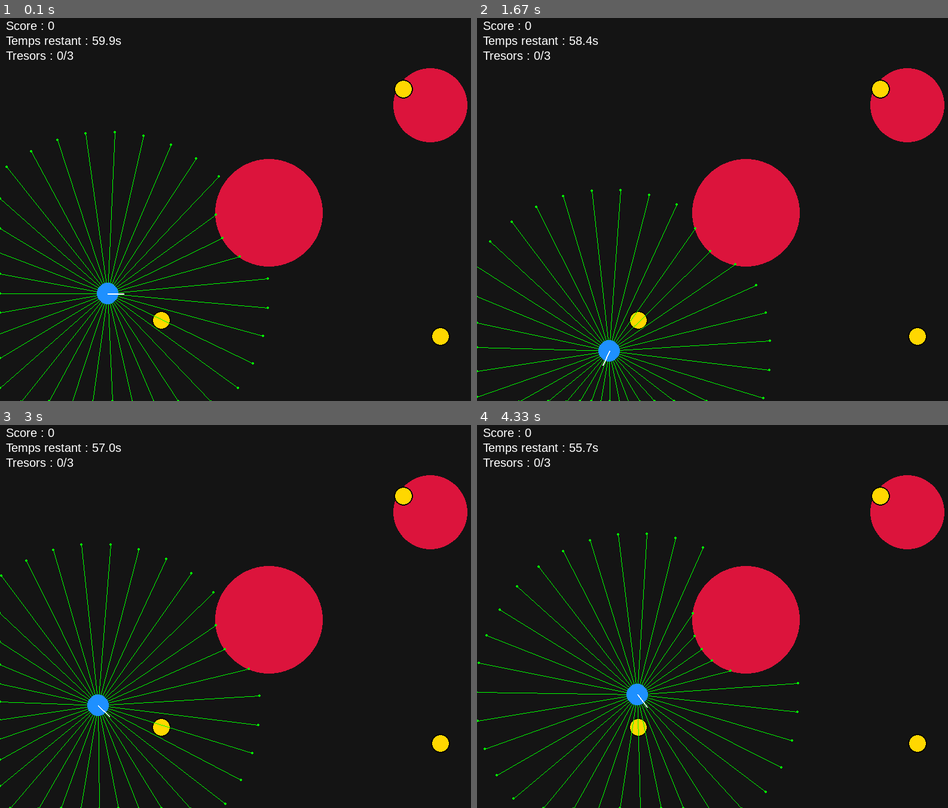
Above: before the commit, frames 1-4 (two rows, left to right).
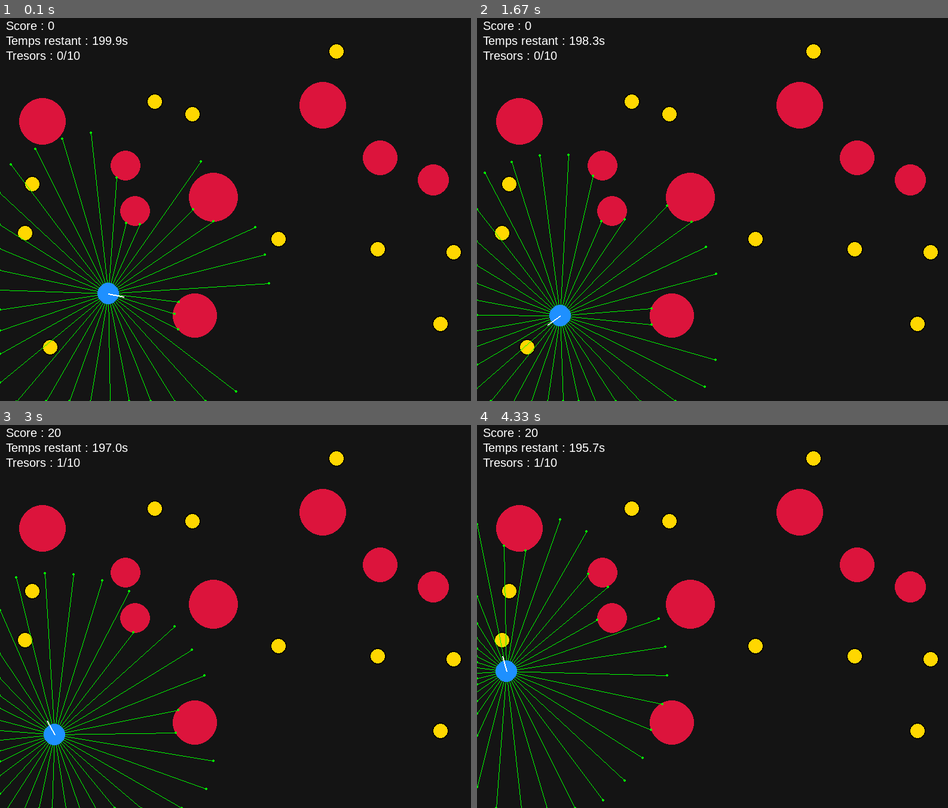
Above: after the commit, the same moments.

Repository: NassimBenhamed/Robot_Mobile
Game: pygame game, started from main_pygame.py
Two runs of this game, one before a commit and one after it. Both use one fixed random seed, a clock stepped at 60 frames per second and the inputs below.
Inputs:
- Up to frame 1 (0.1 s): no input
- Up to frame 2 (1.67 s): hold Right 0.33-0.8 s; hold Up 0.83-1.3 s; hold Right from 1.33 s (still down)
- Up to frame 3 (3 s): release Right at 1.8 s; hold Left 1.83-2.37 s; hold Down 2.4-2.87 s; hold Left from 2.9 s (still down)
- Up to frame 4 (4.33 s): release Left at 3.37 s; hold Up 3.4-3.87 s; hold Right from 3.9 s (still down)

The runs differ from the first frame. In frame 1, 16% of the frame differs, in the area x 0-100%, y 4-100%; in frame 2, 16%; in frame 3, 16%; in frame 4, 16%, in the area x 0-100%, y 0-100%.

Commit message:
Update : Le robot bouge tout seul mais bloque encore dans la recherche du chemin le plus optimale

Diff:
--- a/main_pygame.py
+++ b/main_pygame.py
@@ -1,3 +1,6 @@
+import math
+import random
+
 from robot import game
 from robot.robot_mobile import RobotMobile
 from robot.moteur import MoteurDifferentiel
@@ -7,12 +10,120 @@
 from robot.obstacles import ObstacleCirculaire
 from robot.game import Treasure, GameState
 from robot.sensors import Lidar
+from robot.navigation import AutoPilot
+
+
+def distance(x1, y1, x2, y2):
+    return math.hypot(x2 - x1, y2 - y1)
+
+
+def point_is_valid_for_circle(env, x, y, radius):
+    """
+    Vérifie qu'un cercle (x, y, radius) reste dans la map
+    et ne touche aucun obstacle existant.
+    """
+    if x - radius < 0.0 or x + radius > env.largeur:
+        return False
+    if y - radius < 0.0 or y + radius > env.hauteur:
+        return False
+
+    for obs in env.obstacles:
+        if distance(x, y, obs.x, obs.y) < (radius + obs.rayon + 0.20):
+            return False
+
+    return True
+
+
+def treasure_is_valid(env, x, y, radius, robot, treasures):
+    """
+    Vérifie qu'un trésor :
+    - reste dans la map
+    - ne touche pas un obstacle
+    - n'est pas collé au robot
+    - n'est pas collé à un autre trésor
+    """
+    if x - radius < 0.0 or x + radius > env.largeur:
+        return False
+    if y - radius < 0.0 or y + radius > env.hauteur:
+        return False
+
+    # pas collé au robot
+    if distance(x, y, robot.x, robot.y) < (radius + robot.rayon + 0.60):
+        return False
+
+    # pas collé aux obstacles
+    for obs in env.obstacles:
+        if distance(x, y, obs.x, obs.y) < (radius + obs.rayon + 0.35):
+            return False
+
+    # pas collé aux autres trésors
+    for t in treasures:
+        if distance(x, y, t.x, t.y) < (radius + t.radius + 0.35):
+            return False
+
+    return True
+
+
+def generate_random_obstacles(env, n_obstacles=4, seed=42):
+    """
+    Génère quelques obstacles circulaires aléatoires, plutôt petits,
+    adaptés à la taille de la fenêtre.
+    """
+    random.seed(seed)
+
+    for _ in range(n_obstacles):
+        placed = False
+
+        for _attempt in range(200):
+            # obstacles plus petits que les anciens
+            rayon = random.uniform(0.28, 0.47)
+            x = random.uniform(rayon + 0.3, env.largeur - rayon - 0.3)
+            y = random.uniform(rayon + 0.3, env.hauteur - rayon - 0.3)
+
+            # éviter la zone de départ du robot
+            if distance(x, y, 2.0, 2.0) < (rayon + 1.0):
+                continue
+
+            if point_is_valid_for_circle(env, x, y, rayon):
+                env.ajouter_obstacle(ObstacleCirculaire(x=x, y=y, rayon=rayon))
+                placed = True
+                break
+
+        if not placed:
+            print("Attention : un obstacle n'a pas pu être placé.")
+
+
+def generate_random_treasures(env, robot, n_treasures=10, seed=123):
+    """
+    Génère 10 trésors aléatoires non collés aux obstacles ni au robot.
+    """
+    random.seed(seed)
+
+    possible_values = [5, 10, 15, 20]
+
+    for _ in range(n_treasures):
+        placed = False
+
+        for _attempt in range(300):
+            radius = 0.16
+            x = random.uniform(radius + 0.3, env.largeur - radius - 0.3)
+            y = random.uniform(radius + 0.3, env.hauteur - radius - 0.3)
+            value = random.choice(possible_values)
+
+            if treasure_is_valid(env, x, y, radius, robot, env.treasures):
+                env.ajouter_treasure(Treasure(x=x, y=y, radius=radius, value=value))
+                placed = True
+                break
+
+        if not placed:
+            print("Attention : un trésor n'a pas pu être placé.")
+
 
 def main():
     # Monde : 10 x 7 (unités)
     env = Environnement(largeur=10.0, hauteur=7.0)
 
-    game = GameState(time_limit=60.0)
+    game = GameState(time_limit=200.0)
     env.set_game(game)
 
     robot = RobotMobile(x=2.0, y=2.0, moteur=MoteurDifferentiel(), rayon=0.2)
@@ -20,36 +131,49 @@
     robot.add_capteur(lidar)
     env.ajouter_robot(robot)
 
-    # Obstacles
-    env.ajouter_obstacle(ObstacleCirculaire(x=5.0, y=3.5, rayon=1.0))
-    env.ajouter_obstacle(ObstacleCirculaire(x=8.0, y=5.5, rayon=0.7))
-
-    env.ajouter_treasure(Treasure(x=3.0, y=1.5, radius=0.18, value=10))
-    env.ajouter_treasure(Treasure(x=7.5, y=5.8, radius=0.18, value=20))
-    env.ajouter_treasure(Treasure(x=8.2, y=1.2, radius=0.18, value=15))
+    # Génération aléatoire
+    generate_random_obstacles(env, n_obstacles=8, seed=42)
+    generate_random_treasures(env, robot, n_treasures=10, seed=123)
 
     controleur = ControleurClavierPygame(v_max=2.5, omega_max=2.5)
     vue = VuePygame(largeur_px=900, hauteur_px=650, scale=90)
+
+    mode = "auto"   # "manual" ou "auto"
+    autopilot = AutoPilot()
 
     running = True
     while running:
         dt = vue.tick(fps=60)
         game.step(dt)
+
         if game.is_time_up:
             running = False
             continue
 
-        cmd = controleur.lire_commande()
-        if cmd is None:
-            running = False
-            continue
+        # lecture capteurs avant décision
+        robot.read_sensors(env)
+
+        if mode == "manual":
+            cmd = controleur.lire_commande()
+            if cmd is None:
+                running = False
+                continue
+        else:
+            cmd = autopilot.compute_command(robot, env, dt)
 
         robot.commander(**cmd)
         env.mettre_a_jour(dt)
+
+        # lecture après mouvement pour affichage mis à jour
         robot.read_sensors(env)
         vue.dessiner_environnement(env)
 
-    print(f"Fin du programme pygame. Score final = {game.score} | Trésors = {game.treasures_collected}/{len(env.treasures)}")
+    print(
+        f"Fin du programme pygame. "
+        f"Score final = {game.score} "
+        f"| Trésors = {game.treasures_collected}/{len(env.treasures)}"
+    )
+
 
 if __name__ == "__main__":
     main()
--- a/robot/environnement.py
+++ b/robot/environnement.py
@@ -1,4 +1,5 @@
 from typing import Optional, List
+import math
 
 from robot.robot_mobile import RobotMobile
 from robot.obstacles import Obstacle
@@ -8,7 +9,6 @@
 class Environnement:
     """
     Monde 2D : largeur x hauteur, avec 1 robot, des obstacles, et des trésors.
-    Les unités sont libres (mètres, cases, etc).
     """
     def __init__(self, largeur: float, hauteur: float):
         self.largeur = float(largeur)
@@ -17,9 +17,12 @@
         self.robot: Optional[RobotMobile] = None
         self.obstacles: List[Obstacle] = []
 
-        # --- Treasure Hunter ---
         self.treasures: List[Treasure] = []
         self.game: Optional[GameState] = None
+
+        # --- état de récupération après collision ---
+        self.recovery_time_left = 0.0
+        self.recovery_turn_sign = 1.0   # +1 gauche / -1 droite
 
     def ajouter_robot(self, robot: RobotMobile) -> None:
         self.robot = robot
@@ -27,7 +30,6 @@
     def ajouter_obstacle(self, obstacle: Obstacle) -> None:
         self.obstacles.append(obstacle)
 
-    # --- Treasure Hunter API ---
     def set_game(self, game: GameState) -> None:
         self.game = game
 
@@ -39,7 +41,6 @@
             return 0
         return check_treasure_pickup(self.robot, self.treasures, self.game)
 
-    # --- Collisions ---
     def collision_murs(self, x: float, y: float, rayon: float) -> bool:
         return (
             x - rayon < 0.0 or x + rayon > self.largeur or
@@ -52,30 +53,83 @@
     def collision(self, x: float, y: float, rayon: float) -> bool:
         return self.collision_murs(x, y, rayon) or self.collision_obstacles(x, y, rayon)
 
+    def is_recovering(self) -> bool:
+        return self.recovery_time_left > 0.0
+
+    def update_recovery_timer(self, dt: float) -> None:
+        if self.recovery_time_left > 0.0:
+            self.recovery_time_left = max(0.0, self.recovery_time_left - float(dt))
+
+    def _choose_escape_side_from_lidar(self) -> float:
+        """
+        Choisit le sens de rotation après collision.
+        On tourne vers le côté où le Lidar voit le plus d'espace.
+        """
+        if self.robot is None:
+            return 1.0
+
+        for capteur in getattr(self.robot, "capteurs", []):
+            if capteur.__class__.__name__ == "Lidar":
+                distances = getattr(capteur, "distances", [])
+                if not distances:
+                    return 1.0
+
+                mid = len(distances) // 2
+                left = distances[:mid]
+                right = distances[mid:]
+
+                left_score = sum(left) / len(left) if left else 0.0
+                right_score = sum(right) / len(right) if right else 0.0
+
+                return 1.0 if left_score >= right_score else -1.0
+
+        return 1.0
+
+    def _push_robot_back(self, robot: RobotMobile, backup_distance: float = 0.35) -> None:
+        """
+        Recul plus fort que la version précédente.
+        """
+        new_x = robot.x - backup_distance * math.cos(robot.orientation)
+        new_y = robot.y - backup_distance * math.sin(robot.orientation)
+
+        if not self.collision(new_x, new_y, robot.rayon):
+            robot.x = new_x
+            robot.y = new_y
+
     def mettre_a_jour(self, dt: float) -> None:
         if self.robot is None:
             return
 
-        # sauvegarde
+        self.update_recovery_timer(dt)
+
         old_x, old_y, old_theta = self.robot.x, self.robot.y, self.robot.orientation
 
-        # update du modèle (via moteur)
         self.robot.mettre_a_jour(float(dt))
 
-        # collision -> on annule le mouvement
         if self.collision(self.robot.x, self.robot.y, self.robot.rayon):
+            # rollback
             self.robot.x, self.robot.y, self.robot.orientation = old_x, old_y, old_theta
 
-            # Option simple : stopper le robot si collision
+            # recul plus net
+            self._push_robot_back(self.robot, backup_distance=0.35)
+
+            # choisir un vrai côté de fuite
+            self.recovery_turn_sign = self._choose_escape_side_from_lidar()
+
+            # déclencher une manœuvre d'évasion pendant un court temps
+            self.recovery_time_left = 0.45
+
+            # petite pré-rotation pour lancer le dégagement
+            self.robot.orientation += self.recovery_turn_sign * 0.55
+
+            # arrêt momentané moteur
             if self.robot.moteur is not None:
                 try:
                     self.robot.commander(v=0.0, omega=0.0)
                 except TypeError:
                     self.robot.commander(vx=0.0, vy=0.0, omega=0.0)
 
-            # Bonus métrique
             if self.game is not None:
                 self.game.collisions += 1
 
-        # Ramassage des trésors (après mouvement validé ou rollback)
         self.ramasser_treasures()
--- a/robot/navigation/autopilot.py
+++ b/robot/navigation/autopilot.py
@@ -1,35 +1,74 @@
 from robot.navigation.selector import select_nearest_treasure
 from robot.navigation.go_to_goal import compute_go_to_goal_command
-from robot.navigation.reactive import compute_free_space_command
+from robot.navigation.reactive import (
+    compute_free_space_command,
+    get_lidar,
+    build_ray_angles,
+    normalize_angle,
+)
 
 
 class AutoPilot:
     """
-    Pilote autonome simple :
+    Pilote autonome :
     - choisit le trésor le plus proche
-    - suit une direction libre du Lidar
-    - si le chemin direct est libre, il va naturellement vers le trésor
+    - utilise le Lidar pour trouver un groupe de directions libres
+    - garde temporairement le même couloir pour éviter les hésitations
     """
     def __init__(self):
-        pass
+        self.locked_ray_index = None
+        self.lock_time_left = 0.0
+
+    def _update_lock_timer(self, dt: float):
+        if self.lock_time_left > 0.0:
+            self.lock_time_left = max(0.0, self.lock_time_left - float(dt))
+            if self.lock_time_left == 0.0:
+                self.locked_ray_index = None
 
     def compute_command(self, robot, env, dt: float):
+        self._update_lock_timer(dt)
+
         target = select_nearest_treasure(robot, env.treasures)
-
         if target is None:
             return {"v": 0.0, "omega": 0.0}
 
-        # navigation locale guidée par l'espace libre
-        cmd = compute_free_space_command(
+        lidar = get_lidar(robot)
+
+        # Si on a déjà un couloir verrouillé et que le Lidar existe encore,
+        # on continue dessus un court instant
+        if (
+            self.locked_ray_index is not None
+            and self.lock_time_left > 0.0
+            and lidar is not None
+            and getattr(lidar, "distances", None)
+        ):
+            distances = lidar.distances
+            n = len(distances)
+
+            if 0 <= self.locked_ray_index < n:
+                ray_angles = build_ray_angles(robot, lidar, n)
+                chosen_angle = ray_angles[self.locked_ray_index]
+                angle_error = normalize_angle(chosen_angle - robot.orientation)
+
+                if abs(angle_error) > 0.30:
+                    return {
+                        "v": 0.14,
+                        "omega": 2.5 if angle_error > 0 else -2.5
+                    }
+
+        cmd, chosen_center_i = compute_free_space_command(
             robot,
             target,
-            safe_threshold=1.0,
-            v_max=1.0,
-            omega_max=2.0
+            safe_threshold=1.15,
+            blocked_threshold=0.90,
+            v_max=0.95,
+            omega_max=2.5
         )
 
         if cmd is not None:
+            if chosen_center_i is not None:
+                self.locked_ray_index = chosen_center_i
+                self.lock_time_left = 0.35
             return cmd
 
-        # fallback
         return compute_go_to_goal_command(robot, target)
--- /dev/null
+++ b/robot/navigation/go_to_goal.py
@@ -0,0 +1,39 @@
+import math
+
+
+def normalize_angle(angle: float) -> float:
+    """
+    Ramène un angle dans [-pi, pi].
+    """
+    while angle > math.pi:
+        angle -= 2 * math.pi
+    while angle < -math.pi:
+        angle += 2 * math.pi
+    return angle
+
+
+def compute_go_to_goal_command(robot, target, v_max: float = 1.5, omega_max: float = 2.0):
+    """
+    Retourne une commande différentielle simple pour aller vers la cible.
+    """
+    dx = target.x - robot.x
+    dy = target.y - robot.y
+
+    target_angle = math.atan2(dy, dx)
+    angle_error = normalize_angle(target_angle - robot.orientation)
+
+    # Si l'erreur angulaire est forte, on tourne presque sur place
+    if abs(angle_error) > 0.3:
+        v = 0.0
+        omega = omega_max if angle_error > 0 else -omega_max
+    else:
+        v = v_max
+        omega = 1.5 * angle_error
+
+        # saturation
+        if omega > omega_max:
+            omega = omega_max
+        elif omega < -omega_max:
+            omega = -omega_max
+
+    return {"v": v, "omega": omega}
--- a/robot/navigation/reactive.py
+++ b/robot/navigation/reactive.py
@@ -9,6 +9,10 @@
     return angle
 
 
+def clamp(value: float, min_value: float, max_value: float) -> float:
+    return max(min_value, min(value, max_value))
+
+
 def get_lidar(robot):
     for capteur in getattr(robot, "capteurs", []):
         if capteur.__class__.__name__ == "Lidar":
@@ -16,68 +20,146 @@
     return None
 
 
+def build_ray_angles(robot, lidar, n: int):
+    if n == 1:
+        return [robot.orientation]
+
+    angle_start = robot.orientation - lidar.fov / 2.0
+    angle_step = lidar.fov / (n - 1)
+    return [angle_start + i * angle_step for i in range(n)]
+
+
+def extract_free_segments(distances, safe_threshold: float, min_segment_size: int = 2):
+    """
+    Regroupe les rayons consécutifs suffisamment libres.
+    Retourne une liste de tuples (start, end).
+    """
+    segments = []
+    start = None
+
+    for i, d in enumerate(distances):
+        if d >= safe_threshold:
+            if start is None:
+                start = i
+        else:
+            if start is not None:
+                end = i - 1
+                if end - start + 1 >= min_segment_size:
+                    segments.append((start, end))
+                start = None
+
+    if start is not None:
+        end = len(distances) - 1
+        if end - start + 1 >= min_segment_size:
+            segments.append((start, end))
+
+    return segments
+
+
+def choose_best_segment(ray_angles, distances, segments, target_angle):
+    """
+    Choisit le meilleur groupe de rayons libres.
+    On favorise :
+    - largeur du couloir
+    - distance moyenne
+    - proximité angulaire avec la cible
+    """
+    best_segment = None
+    best_score = -float("inf")
+
+    for start, end in segments:
+        width = end - start + 1
+        center = (start + end) // 2
+        mean_clearance = sum(distances[start:end + 1]) / width
+        center_angle = ray_angles[center]
+        angle_cost = abs(normalize_angle(center_angle - target_angle))
+
+        score = (1.8 * width) + (1.0 * mean_clearance) - (2.0 * angle_cost)
+
+        if score > best_score:
+            best_score = score
+            best_segment = (start, end)
+
+    return best_segment
+
+
 def compute_free_space_command(
     robot,
     target,
-    safe_threshold: float = 1.0,
-    v_max: float = 1.0,
-    omega_max: float = 2.0
+    safe_threshold: float = 1.15,
+    blocked_threshold: float = 0.90,
+    v_max: float = 0.95,
+    omega_max: float = 2.5
 ):
     """
-    Choisit une direction libre à partir du Lidar.
-    Parmi les rayons "sûrs", on prend celui qui est le plus proche
-    de la direction du trésor.
+    Navigation réactive par groupes de rayons libres.
+
+    Retourne :
+    - cmd : dictionnaire {"v": ..., "omega": ...}
+    - chosen_center_i : indice du rayon central choisi, utile pour garder
+      le même couloir quelques frames
     """
     lidar = get_lidar(robot)
-    if lidar is None or not lidar.distances:
-        return None
+    if lidar is None or not getattr(lidar, "distances", None):
+        return None, None
 
-    n = len(lidar.distances)
+    distances = lidar.distances
+    n = len(distances)
     if n == 0:
-        return None
+        return None, None
 
-    # angle du trésor par rapport au monde
+    ray_angles = build_ray_angles(robot, lidar, n)
+
     dx = target.x - robot.x
     dy = target.y - robot.y
     target_angle = math.atan2(dy, dx)
 
-    # reconstruire les angles des rayons
-    if n == 1:
-        ray_angles = [robot.orientation]
-    else:
-        angle_start = robot.orientation - lidar.fov / 2.0
-        angle_step = lidar.fov / (n - 1)
-        ray_angles = [angle_start + i * angle_step for i in range(n)]
-
-    # On garde seulement les rayons assez libres
-    candidate_indices = [
-        i for i, d in enumerate(lidar.distances)
-        if d >= safe_threshold
-    ]
-
-    if not candidate_indices:
-        return {"v": 0.0, "omega": omega_max}
-
-    # Choisir la direction libre la plus proche du trésor
-    best_i = min(
-        candidate_indices,
+    target_i = min(
+        range(n),
         key=lambda i: abs(normalize_angle(ray_angles[i] - target_angle))
     )
+    target_distance = distances[target_i]
 
-    chosen_angle = ray_angles[best_i]
+    # Si la direction du trésor est clairement libre, on y va directement
+    if target_distance >= safe_threshold:
+        chosen_center_i = target_i
+        chosen_angle = ray_angles[chosen_center_i]
+    else:
+        free_segments = extract_free_segments(
+            distances,
+            safe_threshold=safe_threshold,
+            min_segment_size=2
+        )
+
+        if not free_segments:
+            best_i = max(range(n), key=lambda i: distances[i])
+            chosen_center_i = best_i
+            chosen_angle = ray_angles[chosen_center_i]
+            angle_error = normalize_angle(chosen_angle - robot.orientation)
+
+            cmd = {
+                "v": 0.0,
+                "omega": omega_max if angle_error >= 0 else -omega_max
+            }
+            return cmd, chosen_center_i
+
+        best_segment = choose_best_segment(ray_angles, distances, free_segments, target_angle)
+        start, end = best_segment
+        chosen_center_i = (start + end) // 2
+        chosen_angle = ray_angles[chosen_center_i]
+
     angle_error = normalize_angle(chosen_angle - robot.orientation)
 
-    # Commande de suivi de cette direction libre
-    if abs(angle_error) > 0.25:
-        v = 0.25
-        omega = omega_max if angle_error > 0 else -omega_max
+    # Plus réactif qu'avant :
+    # si la cible est bloquée -> on tourne plus franchement
+    if target_distance < blocked_threshold:
+        v = 0.08
+        omega = omega_max if angle_error >= 0 else -omega_max
+    elif abs(angle_error) > 0.35:
+        v = 0.18
+        omega = clamp(2.2 * angle_error, -omega_max, omega_max)
     else:
         v = v_max
-        omega = 1.2 * angle_error
+        omega = clamp(1.6 * angle_error, -omega_max, omega_max)
 
-        if omega > omega_max:
-            omega = omega_max
-        elif omega < -omega_max:
-            omega = -omega_max
-
-    return {"v": v, "omega": omega}
+    return {"v": v, "omega": omega}, chosen_center_i
--- /dev/null
+++ b/robot/navigation/selector.py
@@ -0,0 +1,70 @@
+import math
+
+
+def normalize_angle(angle: float) -> float:
+    """
+    Ramène un angle dans [-pi, pi].
+    """
+    while angle > math.pi:
+        angle -= 2 * math.pi
+    while angle < -math.pi:
+        angle += 2 * math.pi
+    return angle
+
+
+def compute_treasure_cost(robot, treasure, k_angle: float = 0.8) -> float:
+    """
+    Calcule un coût estimé pour atteindre un trésor.
+    Coût = distance + pénalité de rotation.
+    """
+    dx = treasure.x - robot.x
+    dy = treasure.y - robot.y
+
+    distance = math.hypot(dx, dy)
+
+    target_angle = math.atan2(dy, dx)
+    angle_error = normalize_angle(target_angle - robot.orientation)
+
+    angle_penalty = k_angle * abs(angle_error)
+
+    return distance + angle_penalty
+
+
+def compute_treasure_utility(robot, treasure, k_angle: float = 0.8, epsilon: float = 1e-6) -> float:
+    """
+    Utilité greedy :
+    utility = value / cost
+    """
+    cost = compute_treasure_cost(robot, treasure, k_angle=k_angle)
+    return treasure.value / max(cost, epsilon)
+
+
+def select_nearest_treasure(robot, treasures):
+    """
+    Conserve l'ancienne stratégie pour comparaison ou fallback.
+    """
+    available = [t for t in treasures if not t.collected]
+
+    if not available:
+        return None
+
+    return min(
+        available,
+        key=lambda t: math.hypot(t.x - robot.x, t.y - robot.y)
+    )
+
+
+def select_greedy_treasure(robot, treasures, k_angle: float = 0.8):
+    """
+    Sélection greedy :
+    choisit le trésor qui maximise value / cost.
+    """
+    available = [t for t in treasures if not t.collected]
+
+    if not available:
+        return None
+
+    return max(
+        available,
+        key=lambda t: compute_treasure_utility(robot, t, k_angle=k_angle)
+    )
